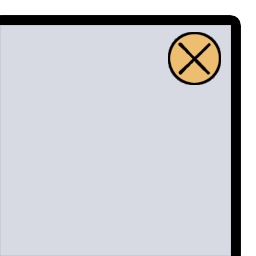
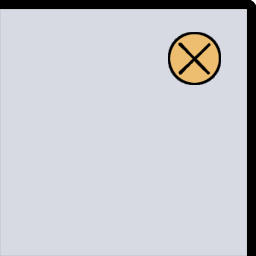
Before/after of a 256x256 layered artwork. What changed in the layer stack:
painted on "レイヤー 2" over (x1=0, y1=9, x2=247, y2=256)
